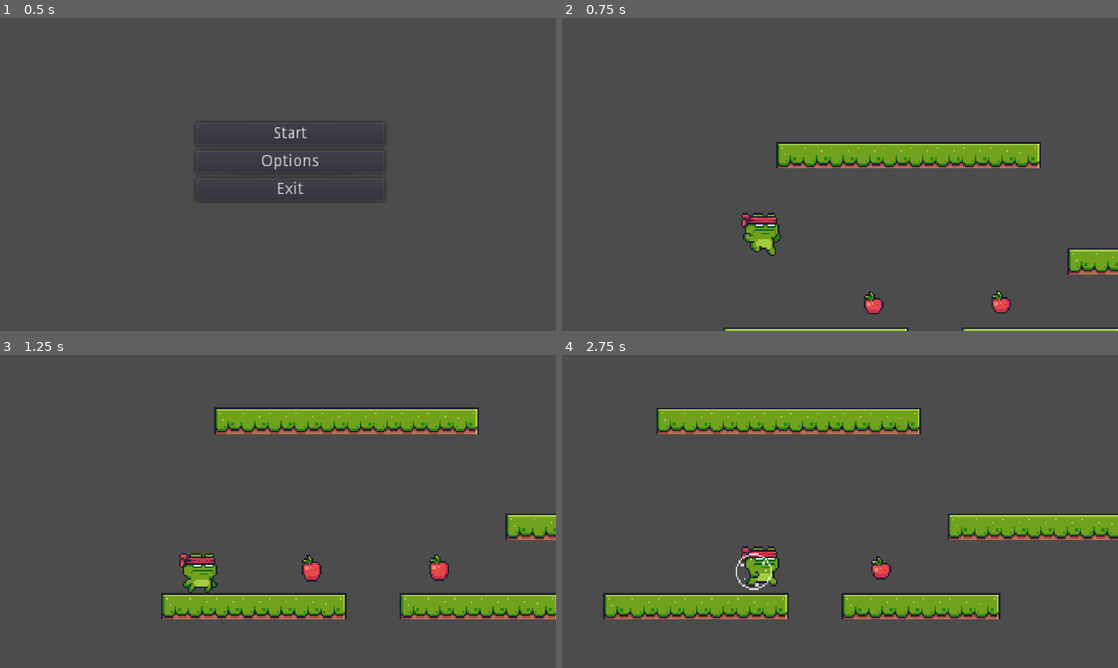
Above: before the commit, frames 1-4 (two rows, left to right).
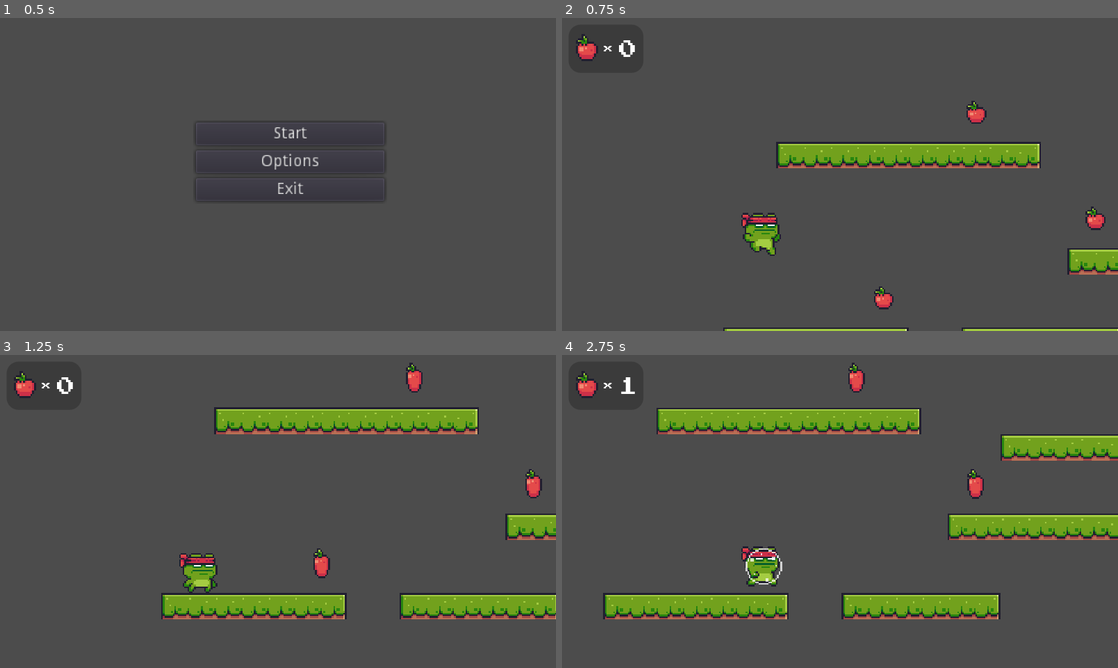
Above: after the commit, the same moments.

Repository: DennisR96/Interaktive-Systeme-Godot-Jump-n-Run
Game: Godot game, scene res://00_Menu.tscn
Two runs of this game, one before a commit and one after it. Both use one fixed random seed, a clock stepped at 60 frames per second and the inputs below.
Inputs:
- Up to frame 1 (0.5 s): no input
- Up to frame 2 (0.75 s): click "Start" at 0.5 s
- Up to frame 3 (1.25 s): no input
- Up to frame 4 (2.75 s): hold Right (ui_right) from 1.28 s (still down); tap Up (ui_up) at 1.52, 2.27 s

Frame 1 is identical in both runs. In frame 2, 1.2% of the frame differs, in the area x 2-98%, y 5-95%; in frame 3, 1.4%; in frame 4, 3.0%, in the area x 2-100%, y 2-76%.

Commit message:
Items einsammeln & Zähler

Diff:
--- a/01_LevelA.tscn
+++ b/01_LevelA.tscn
@@ -11,6 +11,33 @@
 [ext_resource path="res://PixelAdventure/Background/Gray.png" type="Texture" id=9]
 [ext_resource path="res://PixelAdventure/Background/Green.png" type="Texture" id=10]
 [ext_resource path="res://Collectable.tscn" type="PackedScene" id=11]
+[ext_resource path="res://PixelAdventure/Items/Fruits/Apfel_Icon.png" type="Texture" id=12]
+[ext_resource path="res://PixelAdventure/Menu/Text/PressStart2P-Regular.ttf" type="DynamicFontData" id=13]
+[ext_resource path="res://HUD.gd" type="Script" id=14]
+
+[sub_resource type="ConvexPolygonShape2D" id=1]
+points = PoolVector2Array( 0, 0, 16, 0, 16, 16, 0, 16 )
+
+[sub_resource type="ConvexPolygonShape2D" id=2]
+points = PoolVector2Array( 0, 0, 16, 0, 16, 16, 0, 16 )
+
+[sub_resource type="ConvexPolygonShape2D" id=3]
+points = PoolVector2Array( 0, 0, 16, 0, 16, 16, 0, 16 )
+
+[sub_resource type="ConvexPolygonShape2D" id=4]
+points = PoolVector2Array( 0, 0, 16, 0, 16, 16, 0, 16 )
+
+[sub_resource type="ConvexPolygonShape2D" id=5]
+points = PoolVector2Array( 0, 0, 16, 0, 16, 16, 0, 16 )
+
+[sub_resource type="ConvexPolygonShape2D" id=6]
+points = PoolVector2Array( 0, 0, 16, 0, 16, 16, 0, 16 )
+
+[sub_resource type="ConvexPolygonShape2D" id=7]
+points = PoolVector2Array( 0, 0, 16, 0, 16, 16, 0, 16 )
+
+[sub_resource type="ConvexPolygonShape2D" id=8]
+points = PoolVector2Array( 0, 0, 16, 0, 16, 16, 0, 16 )
 
 [sub_resource type="ConvexPolygonShape2D" id=9]
 points = PoolVector2Array( 0, 0, 16, 0, 16, 16, 0, 16 )
@@ -27,31 +54,7 @@
 [sub_resource type="ConvexPolygonShape2D" id=13]
 points = PoolVector2Array( 0, 0, 16, 0, 16, 16, 0, 16 )
 
-[sub_resource type="ConvexPolygonShape2D" id=14]
-points = PoolVector2Array( 0, 0, 16, 0, 16, 16, 0, 16 )
-
-[sub_resource type="ConvexPolygonShape2D" id=15]
-points = PoolVector2Array( 0, 0, 16, 0, 16, 16, 0, 16 )
-
-[sub_resource type="ConvexPolygonShape2D" id=16]
-points = PoolVector2Array( 0, 0, 16, 0, 16, 16, 0, 16 )
-
-[sub_resource type="ConvexPolygonShape2D" id=17]
-points = PoolVector2Array( 0, 0, 16, 0, 16, 16, 0, 16 )
-
-[sub_resource type="ConvexPolygonShape2D" id=18]
-points = PoolVector2Array( 0, 0, 16, 0, 16, 16, 0, 16 )
-
-[sub_resource type="ConvexPolygonShape2D" id=19]
-points = PoolVector2Array( 0, 0, 16, 0, 16, 16, 0, 16 )
-
-[sub_resource type="ConvexPolygonShape2D" id=20]
-points = PoolVector2Array( 0, 0, 16, 0, 16, 16, 0, 16 )
-
-[sub_resource type="ConvexPolygonShape2D" id=21]
-points = PoolVector2Array( 0, 0, 16, 0, 16, 16, 0, 16 )
-
-[sub_resource type="TileSet" id=8]
+[sub_resource type="TileSet" id=14]
 0/name = "Gras-Terrain"
 0/texture = ExtResource( 1 )
 0/tex_offset = Vector2( 0, 0 )
@@ -69,86 +72,86 @@
 0/navigation_offset = Vector2( 0, 0 )
 0/shape_offset = Vector2( 0, 0 )
 0/shape_transform = Transform2D( 1, 0, 0, 1, 0, 0 )
-0/shape = SubResource( 9 )
+0/shape = SubResource( 1 )
 0/shape_one_way = false
 0/shape_one_way_margin = 1.0
 0/shapes = [ {
 "autotile_coord": Vector2( 0, 0 ),
 "one_way": false,
 "one_way_margin": 1.0,
+"shape": SubResource( 1 ),
+"shape_transform": Transform2D( 1, 0, 0, 1, 0, 0 )
+}, {
+"autotile_coord": Vector2( 1, 0 ),
+"one_way": false,
+"one_way_margin": 1.0,
+"shape": SubResource( 2 ),
+"shape_transform": Transform2D( 1, 0, 0, 1, 0, 0 )
+}, {
+"autotile_coord": Vector2( 2, 0 ),
+"one_way": false,
+"one_way_margin": 1.0,
+"shape": SubResource( 3 ),
+"shape_transform": Transform2D( 1, 0, 0, 1, 0, 0 )
+}, {
+"autotile_coord": Vector2( 0, 1 ),
+"one_way": false,
+"one_way_margin": 1.0,
+"shape": SubResource( 4 ),
+"shape_transform": Transform2D( 1, 0, 0, 1, 0, 0 )
+}, {
+"autotile_coord": Vector2( 1, 1 ),
+"one_way": false,
+"one_way_margin": 1.0,
+"shape": SubResource( 5 ),
+"shape_transform": Transform2D( 1, 0, 0, 1, 0, 0 )
+}, {
+"autotile_coord": Vector2( 2, 1 ),
+"one_way": false,
+"one_way_margin": 1.0,
+"shape": SubResource( 6 ),
+"shape_transform": Transform2D( 1, 0, 0, 1, 0, 0 )
+}, {
+"autotile_coord": Vector2( 0, 2 ),
+"one_way": false,
+"one_way_margin": 1.0,
+"shape": SubResource( 7 ),
+"shape_transform": Transform2D( 1, 0, 0, 1, 0, 0 )
+}, {
+"autotile_coord": Vector2( 1, 2 ),
+"one_way": false,
+"one_way_margin": 1.0,
+"shape": SubResource( 8 ),
+"shape_transform": Transform2D( 1, 0, 0, 1, 0, 0 )
+}, {
+"autotile_coord": Vector2( 2, 2 ),
+"one_way": false,
+"one_way_margin": 1.0,
 "shape": SubResource( 9 ),
 "shape_transform": Transform2D( 1, 0, 0, 1, 0, 0 )
 }, {
-"autotile_coord": Vector2( 1, 0 ),
+"autotile_coord": Vector2( 3, 0 ),
 "one_way": false,
 "one_way_margin": 1.0,
 "shape": SubResource( 10 ),
 "shape_transform": Transform2D( 1, 0, 0, 1, 0, 0 )
 }, {
-"autotile_coord": Vector2( 2, 0 ),
+"autotile_coord": Vector2( 4, 0 ),
 "one_way": false,
 "one_way_margin": 1.0,
 "shape": SubResource( 11 ),
 "shape_transform": Transform2D( 1, 0, 0, 1, 0, 0 )
 }, {
-"autotile_coord": Vector2( 0, 1 ),
+"autotile_coord": Vector2( 3, 1 ),
 "one_way": false,
 "one_way_margin": 1.0,
 "shape": SubResource( 12 ),
 "shape_transform": Transform2D( 1, 0, 0, 1, 0, 0 )
 }, {
-"autotile_coord": Vector2( 1, 1 ),
+"autotile_coord": Vector2( 4, 1 ),
 "one_way": false,
 "one_way_margin": 1.0,
 "shape": SubResource( 13 ),
-"shape_transform": Transform2D( 1, 0, 0, 1, 0, 0 )
-}, {
-"autotile_coord": Vector2( 2, 1 ),
-"one_way": false,
-"one_way_margin": 1.0,
-"shape": SubResource( 14 ),
-"shape_transform": Transform2D( 1, 0, 0, 1, 0, 0 )
-}, {
-"autotile_coord": Vector2( 0, 2 ),
-"one_way": false,
-"one_way_margin": 1.0,
-"shape": SubResource( 15 ),
-"shape_transform": Transform2D( 1, 0, 0, 1, 0, 0 )
-}, {
-"autotile_coord": Vector2( 1, 2 ),
-"one_way": false,
-"one_way_margin": 1.0,
-"shape": SubResource( 16 ),
-"shape_transform": Transform2D( 1, 0, 0, 1, 0, 0 )
-}, {
-"autotile_coord": Vector2( 2, 2 ),
-"one_way": false,
-"one_way_margin": 1.0,
-"shape": SubResource( 17 ),
-"shape_transform": Transform2D( 1, 0, 0, 1, 0, 0 )
-}, {
-"autotile_coord": Vector2( 3, 0 ),
-"one_way": false,
-"one_way_margin": 1.0,
-"shape": SubResource( 18 ),
-"shape_transform": Transform2D( 1, 0, 0, 1, 0, 0 )
-}, {
-"autotile_coord": Vector2( 4, 0 ),
-"one_way": false,
-"one_way_margin": 1.0,
-"shape": SubResource( 19 ),
-"shape_transform": Transform2D( 1, 0, 0, 1, 0, 0 )
-}, {
-"autotile_coord": Vector2( 3, 1 ),
-"one_way": false,
-"one_way_margin": 1.0,
-"shape": SubResource( 20 ),
-"shape_transform": Transform2D( 1, 0, 0, 1, 0, 0 )
-}, {
-"autotile_coord": Vector2( 4, 1 ),
-"one_way": false,
-"one_way_margin": 1.0,
-"shape": SubResource( 21 ),
 "shape_transform": Transform2D( 1, 0, 0, 1, 0, 0 )
 } ]
 0/z_index = 0
@@ -272,8 +275,22 @@
 8/shapes = [  ]
 8/z_index = 0
 
-[sub_resource type="RectangleShape2D" id=5]
+[sub_resource type="RectangleShape2D" id=15]
 extents = Vector2( 244.863, 41.0361 )
+
+[sub_resource type="StyleBoxFlat" id=16]
+bg_color = Color( 0, 0, 0, 0.219608 )
+corner_radius_top_left = 10
+corner_radius_top_right = 10
+corner_radius_bottom_right = 10
+corner_radius_bottom_left = 10
+
+[sub_resource type="DynamicFont" id=17]
+size = 8
+font_data = ExtResource( 13 )
+
+[sub_resource type="DynamicFont" id=18]
+font_data = ExtResource( 13 )
 
 [node name="Node2D" type="Node2D"]
 position = Vector2( 190.438, 128.79 )
@@ -287,12 +304,12 @@
 
 [node name="TileMap" type="TileMap" parent="Game"]
 position = Vector2( -1, 0 )
-tile_set = SubResource( 8 )
+tile_set = SubResource( 14 )
 cell_size = Vector2( 16, 16 )
 collision_layer = 2
 collision_mask = 49
 format = 1
-tile_data = PoolIntArray( 458756, 0, 0, 458757, 0, 1, 458758 …(66 unchanged characters)… 8763, 0, 1, 458764, 0, 1, 458765, 0, 2, 720911, 0, 0, 720912, 0, 1, 720913, 0, 1 …(240 unchanged characters)…
+tile_data = PoolIntArray( 458756, 0, 0, 458757, 0, 1, 458758 …(66 unchanged characters)… 8763, 0, 1, 458764, 0, 1, 458765, 0, 2, 524305, 0, 0, 524306, 0, 1, 524307, 0, 1, 524308, 0, 1, 524309, 0, 2, 720911, 0, 0, 720912, 0, 1, 720913, 0, 1 …(240 unchanged characters)…
 __meta__ = {
 "_editor_description_": ""
 }
@@ -303,12 +320,68 @@
 
 [node name="CollisionShape2D" type="CollisionShape2D" parent="Game/Area2D"]
 position = Vector2( 168.742, 94.2209 )
-shape = SubResource( 5 )
-
-[node name="Collectable1" parent="Game" instance=ExtResource( 11 )]
-position = Vector2( 121.897, 211.037 )
-
-[node name="Collectable2" parent="Game" instance=ExtResource( 11 )]
-position = Vector2( 198.972, 210.683 )
+shape = SubResource( 15 )
+
+[node name="HUD" type="CanvasLayer" parent="Game"]
+script = ExtResource( 14 )
+
+[node name="Panel" type="Panel" parent="Game/HUD"]
+margin_left = 6.0
+margin_top = 6.0
+margin_right = 70.0
+margin_bottom = 47.0
+custom_styles/panel = SubResource( 16 )
+__meta__ = {
+"_edit_use_anchors_": false
+}
+
+[node name="TextureRect" type="TextureRect" parent="Game/HUD"]
+margin_left = 11.8648
+margin_top = 13.6735
+margin_right = 32.8648
+margin_bottom = 36.6735
+texture = ExtResource( 12 )
+expand = true
+stretch_mode = 5
+__meta__ = {
+"_edit_use_anchors_": false
+}
+
+[node name="x" type="Label" parent="Game/HUD"]
+margin_left = 36.2275
+margin_top = 22.0332
+margin_right = 44.2275
+margin_bottom = 30.0332
+custom_fonts/font = SubResource( 17 )
+text = "x"
+__meta__ = {
+"_edit_use_anchors_": false
+}
+
+[node name="Collectables" type="Label" parent="Game/HUD"]
+margin_left = 48.5298
+margin_top = 19.8419
+margin_right = 80.5298
+margin_bottom = 35.8419
+custom_fonts/font = SubResource( 18 )
+text = "#"
+valign = 1
+__meta__ = {
+"_edit_use_anchors_": false
+}
+
+[node name="Collectables" type="Node2D" parent="Game"]
+
+[node name="Collectable1" parent="Game/Collectables" instance=ExtResource( 11 )]
+position = Vector2( 128, 208 )
+
+[node name="Collectable2" parent="Game/Collectables" instance=ExtResource( 11 )]
+position = Vector2( 256, 160 )
+
+[node name="Collectable3" parent="Game/Collectables" instance=ExtResource( 11 )]
+position = Vector2( 184, 96 )
 
 [connection signal="body_entered" from="Game/Area2D" to="Game" method="_on_Area2D_body_entered"]
+[connection signal="collectable_collected" from="Game/Collectables/Collectable1" to="Game/HUD" method="_on_collectable_collected"]
+[connection signal="collectable_collected" from="Game/Collectables/Collectable2" to="Game/HUD" method="_on_collectable_collected"]
+[connection signal="collectable_collected" from="Game/Collectables/Collectable3" to="Game/HUD" method="_on_collectable_collected"]
--- a/Collectable.gd
+++ b/Collectable.gd
@@ -1,7 +1,10 @@
 extends Area2D
+
+signal collectable_collected
 
 func _on_Collectable_body_entered(body):
 	$AnimatedSprite.play("Collected")
-	body.add_collectable()
+	emit_signal("collectable_collected")
+	set_collision_mask_bit(0, false) # Damit man das Objekt nicht 2x einsammeln kann
 	yield($AnimatedSprite, "animation_finished")
-	queue_free()
+	queue_free() # Objekt löschen
--- a/Collectable.tscn
+++ b/Collectable.tscn
@@ -113,7 +113,7 @@
 } ]
 
 [node name="Collectable" type="Area2D"]
-collision_layer = 8
+collision_layer = 0
 script = ExtResource( 1 )
 
 [node name="CollisionShape2D" type="CollisionShape2D" parent="."]
@@ -123,7 +123,7 @@
 [node name="AnimatedSprite" type="AnimatedSprite" parent="."]
 frames = SubResource( 25 )
 animation = "Apple"
-frame = 16
+frame = 2
 playing = true
 
 [connection signal="body_entered" from="." to="." method="_on_Collectable_body_entered"]
--- /dev/null
+++ b/HUD.gd
@@ -0,0 +1,14 @@
+extends CanvasLayer
+
+var collectables = 0
+
+func _ready():
+	$Collectables.text = String(collectables)
+
+func _physics_process(delta):
+	if collectables == 3:
+		get_tree().change_scene("res://01_LevelA.tscn")
+
+func _on_collectable_collected():
+	collectables = collectables + 1
+	$Collectables.text = String(collectables)
--- a/Player.gd
+++ b/Player.gd
@@ -48,12 +48,3 @@
 
 	velocity.y += GRAVITY
 	velocity = move_and_slide(velocity, Vector2.UP)
-
-	# Wenn alle Items eingesammelt
-	if collectables == 2:
-		#get_tree().change_scene("res://01_LevelA.tscn")
-		print("Winner!")
-
-func add_collectable():
-	collectables = collectables + 1
-	print("Number Collectables: ", collectables)
--- a/Test_Level.tscn
+++ b/Test_Level.tscn
@@ -90,6 +90,18 @@
 } ]
 2/z_index = 0
 
+[sub_resource type="ConvexPolygonShape2D" id=5]
+points = PoolVector2Array( 0, 0, 16, 0, 16, 16, 0, 16 )
+
+[sub_resource type="ConvexPolygonShape2D" id=6]
+points = PoolVector2Array( 0, 0, 16, 0, 16, 16, 0, 16 )
+
+[sub_resource type="ConvexPolygonShape2D" id=7]
+points = PoolVector2Array( 0, 0, 16, 0, 16, 16, 0, 16 )
+
+[sub_resource type="ConvexPolygonShape2D" id=8]
+points = PoolVector2Array( 0, 0, 16, 0, 16, 16, 0, 16 )
+
 [sub_resource type="ConvexPolygonShape2D" id=9]
 points = PoolVector2Array( 0, 0, 16, 0, 16, 16, 0, 16 )
 
@@ -117,19 +129,7 @@
 [sub_resource type="ConvexPolygonShape2D" id=17]
 points = PoolVector2Array( 0, 0, 16, 0, 16, 16, 0, 16 )
 
-[sub_resource type="ConvexPolygonShape2D" id=18]
-points = PoolVector2Array( 0, 0, 16, 0, 16, 16, 0, 16 )
-
-[sub_resource type="ConvexPolygonShape2D" id=19]
-points = PoolVector2Array( 0, 0, 16, 0, 16, 16, 0, 16 )
-
-[sub_resource type="ConvexPolygonShape2D" id=20]
-points = PoolVector2Array( 0, 0, 16, 0, 16, 16, 0, 16 )
-
-[sub_resource type="ConvexPolygonShape2D" id=21]
-points = PoolVector2Array( 0, 0, 16, 0, 16, 16, 0, 16 )
-
-[sub_resource type="TileSet" id=8]
+[sub_resource type="TileSet" id=18]
 0/name = "Gras-Terrain"
 0/texture = ExtResource( 7 )
 0/tex_offset = Vector2( 0, 0 )
@@ -147,86 +147,86 @@
 0/navigation_offset = Vector2( 0, 0 )
 0/shape_offset = Vector2( 0, 0 )
 0/shape_transform = Transform2D( 1, 0, 0, 1, 0, 0 )
-0/shape = SubResource( 9 )
+0/shape = SubResource( 5 )
 0/shape_one_way = false
 0/shape_one_way_margin = 1.0
 0/shapes = [ {
 "autotile_coord": Vector2( 0, 0 ),
 "one_way": false,
 "one_way_margin": 1.0,
+"shape": SubResource( 5 ),
+"shape_transform": Transform2D( 1, 0, 0, 1, 0, 0 )
+}, {
+"autotile_coord": Vector2( 1, 0 ),
+"one_way": false,
+"one_way_margin": 1.0,
+"shape": SubResource( 6 ),
+"shape_transform": Transform2D( 1, 0, 0, 1, 0, 0 )
+}, {
+"autotile_coord": Vector2( 2, 0 ),
+"one_way": false,
+"one_way_margin": 1.0,
+"shape": SubResource( 7 ),
+"shape_transform": Transform2D( 1, 0, 0, 1, 0, 0 )
+}, {
+"autotile_coord": Vector2( 0, 1 ),
+"one_way": false,
+"one_way_margin": 1.0,
+"shape": SubResource( 8 ),
+"shape_transform": Transform2D( 1, 0, 0, 1, 0, 0 )
+}, {
+"autotile_coord": Vector2( 1, 1 ),
+"one_way": false,
+"one_way_margin": 1.0,
 "shape": SubResource( 9 ),
 "shape_transform": Transform2D( 1, 0, 0, 1, 0, 0 )
 }, {
-"autotile_coord": Vector2( 1, 0 ),
+"autotile_coord": Vector2( 2, 1 ),
 "one_way": false,
 "one_way_margin": 1.0,
 "shape": SubResource( 10 ),
 "shape_transform": Transform2D( 1, 0, 0, 1, 0, 0 )
 }, {
-"autotile_coord": Vector2( 2, 0 ),
+"autotile_coord": Vector2( 0, 2 ),
 "one_way": false,
 "one_way_margin": 1.0,
 "shape": SubResource( 11 ),
 "shape_transform": Transform2D( 1, 0, 0, 1, 0, 0 )
 }, {
-"autotile_coord": Vector2( 0, 1 ),
+"autotile_coord": Vector2( 1, 2 ),
 "one_way": false,
 "one_way_margin": 1.0,
 "shape": SubResource( 12 ),
 "shape_transform": Transform2D( 1, 0, 0, 1, 0, 0 )
 }, {
-"autotile_coord": Vector2( 1, 1 ),
+"autotile_coord": Vector2( 2, 2 ),
 "one_way": false,
 "one_way_margin": 1.0,
 "shape": SubResource( 13 ),
 "shape_transform": Transform2D( 1, 0, 0, 1, 0, 0 )
 }, {
-"autotile_coord": Vector2( 2, 1 ),
+"autotile_coord": Vector2( 3, 0 ),
 "one_way": false,
 "one_way_margin": 1.0,
 "shape": SubResource( 14 ),
 "shape_transform": Transform2D( 1, 0, 0, 1, 0, 0 )
 }, {
-"autotile_coord": Vector2( 0, 2 ),
+"autotile_coord": Vector2( 4, 0 ),
 "one_way": false,
 "one_way_margin": 1.0,
 "shape": SubResource( 15 ),
 "shape_transform": Transform2D( 1, 0, 0, 1, 0, 0 )
 }, {
-"autotile_coord": Vector2( 1, 2 ),
+"autotile_coord": Vector2( 3, 1 ),
 "one_way": false,
 "one_way_margin": 1.0,
 "shape": SubResource( 16 ),
 "shape_transform": Transform2D( 1, 0, 0, 1, 0, 0 )
 }, {
-"autotile_coord": Vector2( 2, 2 ),
+"autotile_coord": Vector2( 4, 1 ),
 "one_way": false,
 "one_way_margin": 1.0,
 "shape": SubResource( 17 ),
-"shape_transform": Transform2D( 1, 0, 0, 1, 0, 0 )
-}, {
-"autotile_coord": Vector2( 3, 0 ),
-"one_way": false,
-"one_way_margin": 1.0,
-"shape": SubResource( 18 ),
-"shape_transform": Transform2D( 1, 0, 0, 1, 0, 0 )
-}, {
-"autotile_coord": Vector2( 4, 0 ),
-"one_way": false,
-"one_way_margin": 1.0,
-"shape": SubResource( 19 ),
-"shape_transform": Transform2D( 1, 0, 0, 1, 0, 0 )
-}, {
-"autotile_coord": Vector2( 3, 1 ),
-"one_way": false,
-"one_way_margin": 1.0,
-"shape": SubResource( 20 ),
-"shape_transform": Transform2D( 1, 0, 0, 1, 0, 0 )
-}, {
-"autotile_coord": Vector2( 4, 1 ),
-"one_way": false,
-"one_way_margin": 1.0,
-"shape": SubResource( 21 ),
 "shape_transform": Transform2D( 1, 0, 0, 1, 0, 0 )
 } ]
 0/z_index = 0
Not shown: 1 places in 01_LevelA.tscn that only renumber resources
Binary file added: PixelAdventure/Items/Fruits/Apfel_Icon.png
Not shown, added: PixelAdventure/Items/Fruits/Apfel_Icon.png.import
Binary file added: PixelAdventure/Menu/Text/PressStart2P-Regular.ttf
Not shown: 3 places in Player.tscn that only renumber resources
Not shown: 3 places in Test_Level.tscn that only renumber resources
